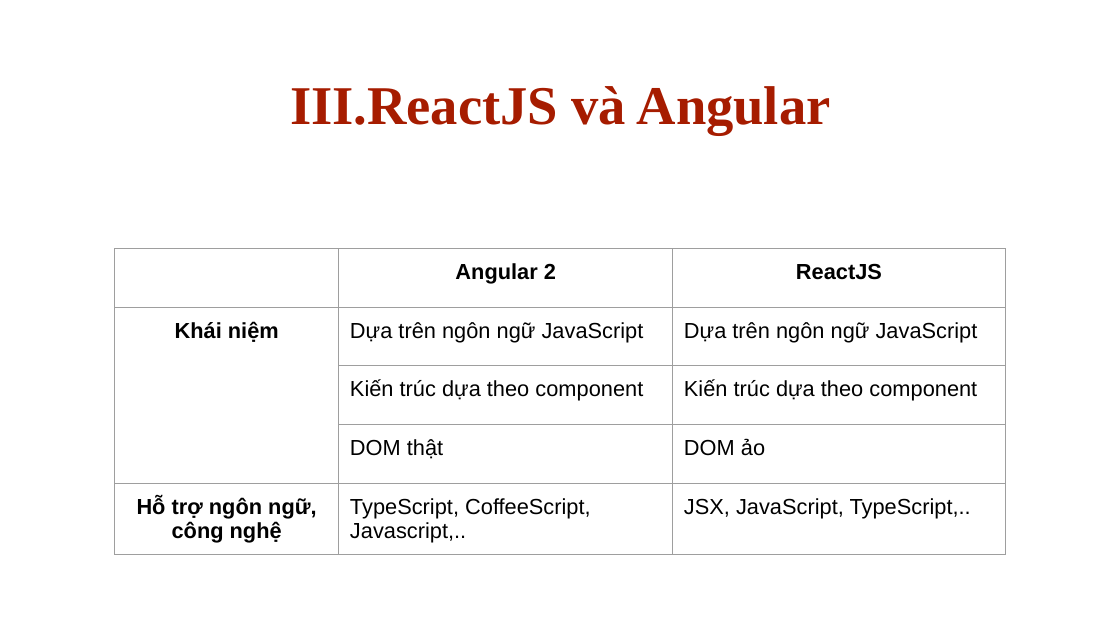
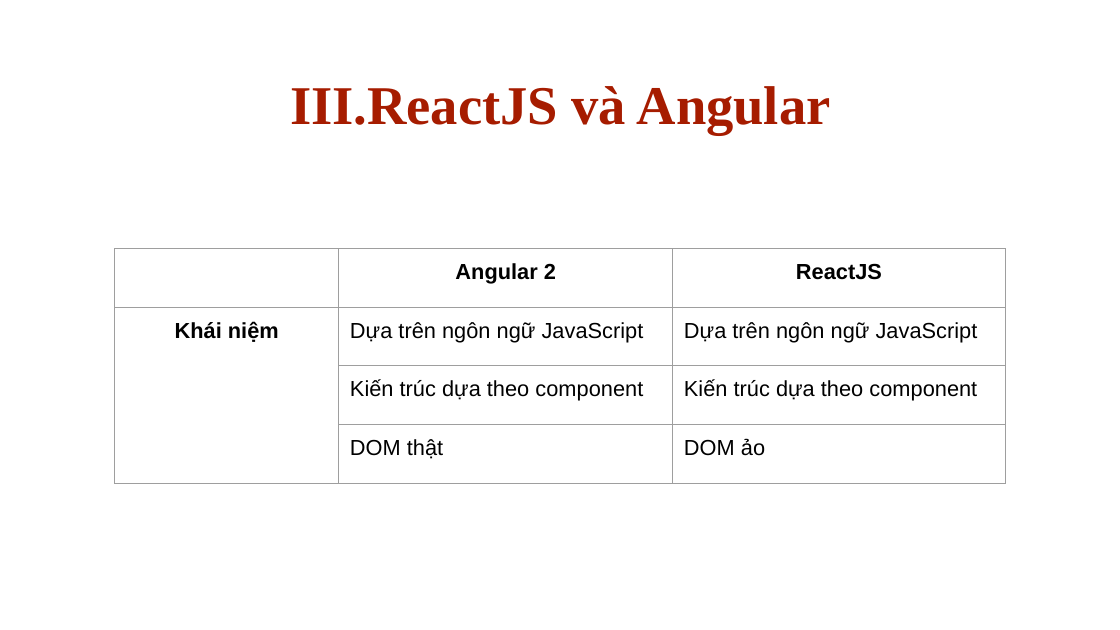
Before and after one commit to AlE-dip/ReactJS_News, a slide deck: slide 15 of documents/slide_báo_cáo.pptx. Drawn at 1120x630 pixels with LibreOffice and Linux fonts; fonts in the diff are those of the drawing. Boxes give left, top, right and bottom in pixels: in the first picture for what was removed or moved away, otherwise in the second. Text is boxed around its words. In the diff, an @@ line names an element or a change of style, - is before the commit and + after.

Commit message:
update slide

```diff
--- a/documents/slide_báo_cáo.pptx
+++ b/documents/slide_báo_cáo.pptx
@@ table at bbox=[114, 249, 1005, 616] @@
-row 5: Hỗ trợ ngôn ngữ, công nghệ | TypeScript, CoffeeScript, Javascript,.. | JSX, JavaScript, TypeScript,..
```
Also in this commit, not shown: 1 other slide changed.
